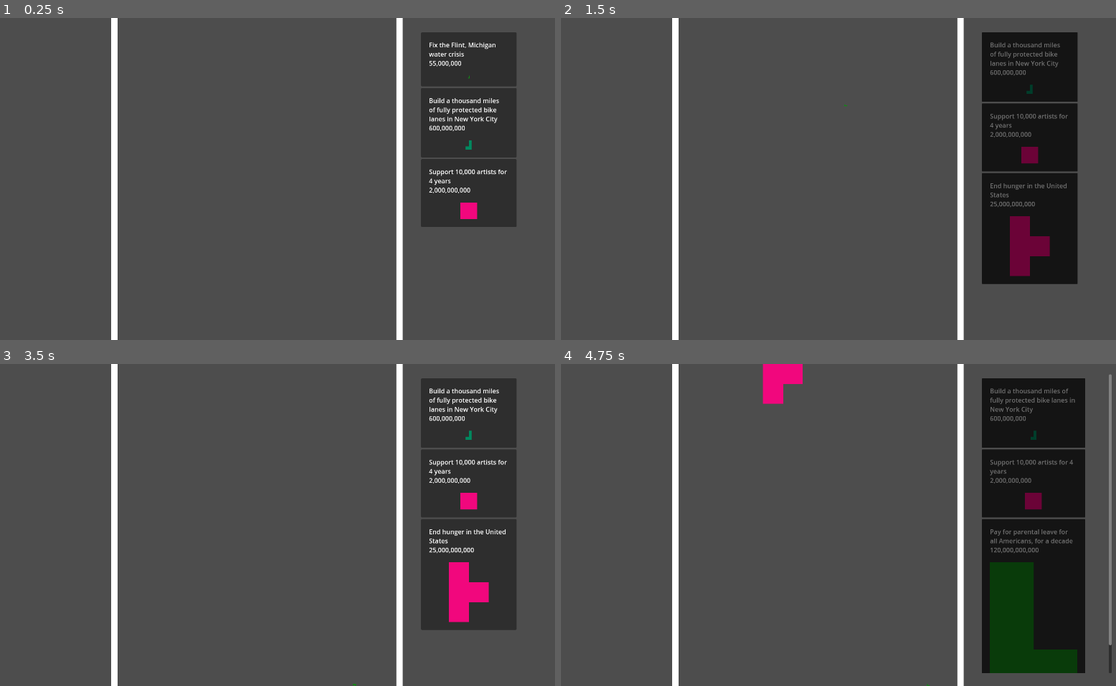
Above: before the commit, frames 1-4 (two rows, left to right).
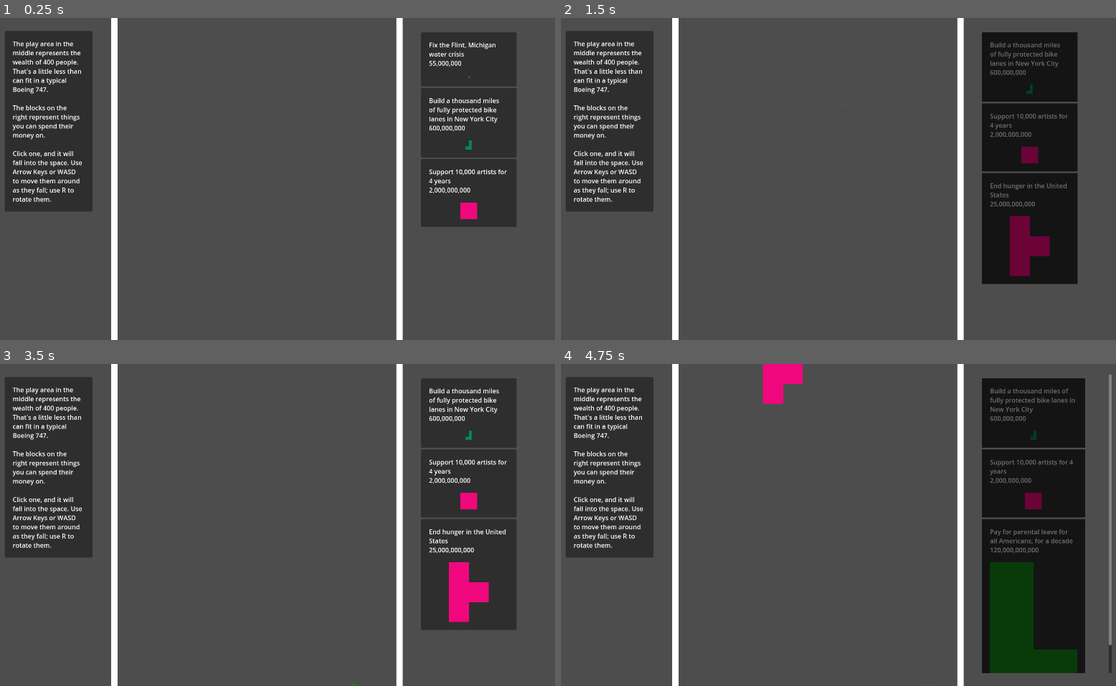
Above: after the commit, the same moments.

Repository: kksgandhi/other-peoples-money
Game: Godot game, scene res://scenes/game.tscn
Two runs of this game, one before a commit and one after it. Both use one fixed random seed, a clock stepped at 60 frames per second and the inputs below.
Inputs (mouse positions are in pixels of both pictures, inside the frame that each line leads up to):
- Up to frame 1 (0.25 s): no input
- Up to frame 2 (1.5 s): click (1027, 59) at 0.52 s; tap Enter at 1.25 s; move the mouse to (966, 162) at 1.27 s; hold Right (right) from 1.28 s (still down); tap S (rotate) at 1.35 s; click (966, 162) at 1.42 s
- Up to frame 3 (3.5 s): tap Space at 2 s; move the mouse to (160, 541) at 2.02 s; release Right (right) at 2.03 s; hold Left (left) 2.03-2.78 s; tap S (rotate) at 2.1, 2.85 s; click (160, 541) at 2.17 s; tap Enter at 2.75 s; move the mouse to (333, 454) at 2.77 s; hold Right (right) from 2.78 s (still down); click (333, 454) at 2.92 s
- Up to frame 4 (4.75 s): move the mouse to (810, 589) at 3.52 s; tap S (rotate) at 3.6, 4.35 s; click (810, 589) at 3.67 s; tap Space at 4.25 s; move the mouse to (1010, 573) at 4.27 s; release Right (right) at 4.28 s; hold Left (left) from 4.28 s (still down); click (1010, 573) at 4.42 s

The runs differ from the first frame. In frame 1, 8.4% of the frame differs, in the area x 0-17%, y 4-60%; in frame 2, 8.4%; in frame 3, 8.4%; in frame 4, 8.4%.

Commit message:
add scroll functionality

Diff:
--- a/project.godot
+++ b/project.godot
@@ -46,6 +46,7 @@
 rotate={
 "deadzone": 0.5,
 "events": [Object(InputEventKey,"resource_local_to_scene":false,"resource_name":"","device":-1,"window_id":0,"alt_pressed":false,"shift_pressed":false,"ctrl_pressed":false,"meta_pressed":false,"pressed":false,"keycode":0,"physical_keycode":83,"key_label":0,"unicode":114,"echo":false,"script":null)
+, Object(InputEventKey,"resource_local_to_scene":false,"resource_name":"","device":-1,"window_id":0,"alt_pressed":false,"shift_pressed":false,"ctrl_pressed":false,"meta_pressed":false,"pressed":false,"keycode":0,"physical_keycode":82,"key_label":0,"unicode":112,"echo":false,"script":null)
 ]
 }
 
--- a/scenes/game.gd
+++ b/scenes/game.gd
@@ -21,12 +21,27 @@
   var raw_cost_information = JSON.parse_string(text)
   cost_information = raw_cost_information.map(func(info): info.cost = info.cost * 1000000; return info)
   file.close()
-  print(cost_information)
 
 func _input(event):
-  # handle_spawn_tetromino(event)
-  # add_tetro_ui_item(event)
-  pass
+  handle_scroll(event)
+
+@export var scroll_speed = 100
+@export var unlocked_camera_speed = 0.5
+var is_camera_locked = true
+func handle_scroll(event):
+  if event is InputEventMouseButton and event.is_pressed():
+    if event.button_index == MOUSE_BUTTON_WHEEL_UP:
+      %CameraDestination.position.y = %MainCamera.position.y - scroll_speed
+      is_camera_locked = false
+    if event.button_index == MOUSE_BUTTON_WHEEL_DOWN:
+      %CameraDestination.position.y = %MainCamera.position.y + scroll_speed
+      is_camera_locked = false
+  %CameraDestination.position.y = clamp(%CameraDestination.position.y,
+                                        %OriginalCameraDestination.position.y + desired_offset,
+                                        %OriginalCameraDestination.position.y)
+  if %CameraDestination.position.y == %OriginalCameraDestination.position.y + desired_offset:
+    is_camera_locked = true
+
 
 var tetro_choice_item = preload("res://scenes/tetrominos/tetro_choice_item.tscn")
 func add_tetro_ui_item():
@@ -60,6 +75,7 @@
 func _process(_delta):
   move_upwards_as_tetrominos_fall()
   handle_disable_sidebar()
+  handle_left_sidebar_instructions()
 
 func handle_disable_sidebar():
   var all_tetrominos_bottomed_out = %tetrominos.get_children()\
@@ -71,14 +87,30 @@
 @export var game_movement_offset = 500
 @export var camera_move_speed := 0.1
 
+var highest_tetromino_y_position = 100000000
+var desired_offset := 0.0
+var is_broken := false
 func move_upwards_as_tetrominos_fall():
-  var highest_tetromino_y_position = 810
+  # find the highest tetromino (by center)
   for tetromino in %tetrominos.get_children():
     if tetromino.is_frozen and tetromino.position.y < highest_tetromino_y_position:
       highest_tetromino_y_position = tetromino.position.y
+
+  # if this position is higher than the breaking position, start moving the camera
   if highest_tetromino_y_position < breaking_position:
-    var desired_offset = highest_tetromino_y_position - game_movement_offset
+    is_broken = true
+    desired_offset = highest_tetromino_y_position - game_movement_offset
     desired_offset = max(desired_offset, %Top.position.y - %Top.scale.y / 2)
-    %CameraDestination.position.y = %OriginalCameraDestination.position.y + desired_offset
+
     %SpawnLocation.position.y = %OriginalSpawnLocation.position.y + desired_offset
-    %MainCamera.position = lerp(%MainCamera.position, %CameraDestination.position, camera_move_speed)
+    if is_camera_locked:
+      %CameraDestination.position.y = %OriginalCameraDestination.position.y + desired_offset
+
+  var current_camera_move_speed = camera_move_speed if is_camera_locked else unlocked_camera_speed
+  %MainCamera.position = lerp(%MainCamera.position, %CameraDestination.position, current_camera_move_speed)
+
+@export var display_scroll_message_position = 0
+
+@onready var instructions_text = %LeftSideBarText.text
+func handle_left_sidebar_instructions():
+  pass
--- a/scenes/game.tscn
+++ b/scenes/game.tscn
@@ -7,8 +7,11 @@
 
 [node name="Game" type="Node2D"]
 script = ExtResource("1_3vnwj")
-breaking_position = 200
+scroll_speed = null
+unlocked_camera_speed = 0.1
+breaking_position = 300
 game_movement_offset = 600
+camera_move_speed = 0.001
 
 [node name="Walls" type="Node2D" parent="."]
 
@@ -77,6 +80,30 @@
 unique_name_in_owner = true
 layout_mode = 2
 
+[node name="Panel" type="PanelContainer" parent="CameraStuff/MainCamera"]
+offset_left = -683.0
+offset_top = -372.0
+offset_right = -463.0
+offset_bottom = 82.0
+
+[node name="MarginContainer" type="MarginContainer" parent="CameraStuff/MainCamera/Panel"]
+layout_mode = 2
+theme_override_constants/margin_left = 20
+theme_override_constants/margin_top = 20
+theme_override_constants/margin_right = 20
+theme_override_constants/margin_bottom = 20
+
+[node name="LeftSideBarText" type="RichTextLabel" parent="CameraStuff/MainCamera/Panel/MarginContainer"]
+unique_name_in_owner = true
+custom_minimum_size = Vector2(180, 0)
+layout_mode = 2
+text = "The play area in the middle represents the wealth of 400 people. That's a little less than can fit in a typical Boeing 747.
+
+The blocks on the right represent things you can spend their money on.
+
+Click one, and it will fall into the space. Use Arrow Keys or WASD to move them around as they fall; use R to rotate them."
+fit_content = true
+
 [node name="CameraDestination" type="Marker2D" parent="CameraStuff"]
 unique_name_in_owner = true
 position = Vector2(720, 405)
--- a/scenes/tetrominos/tetro_choice_item.gd
+++ b/scenes/tetrominos/tetro_choice_item.gd
@@ -24,6 +24,3 @@
 
 func _on_button_pressed():
   selected.emit(tetromino_information, self) # Replace with function body.
-
-func set_disabled(is_disabled):
-  print(is_disabled)
